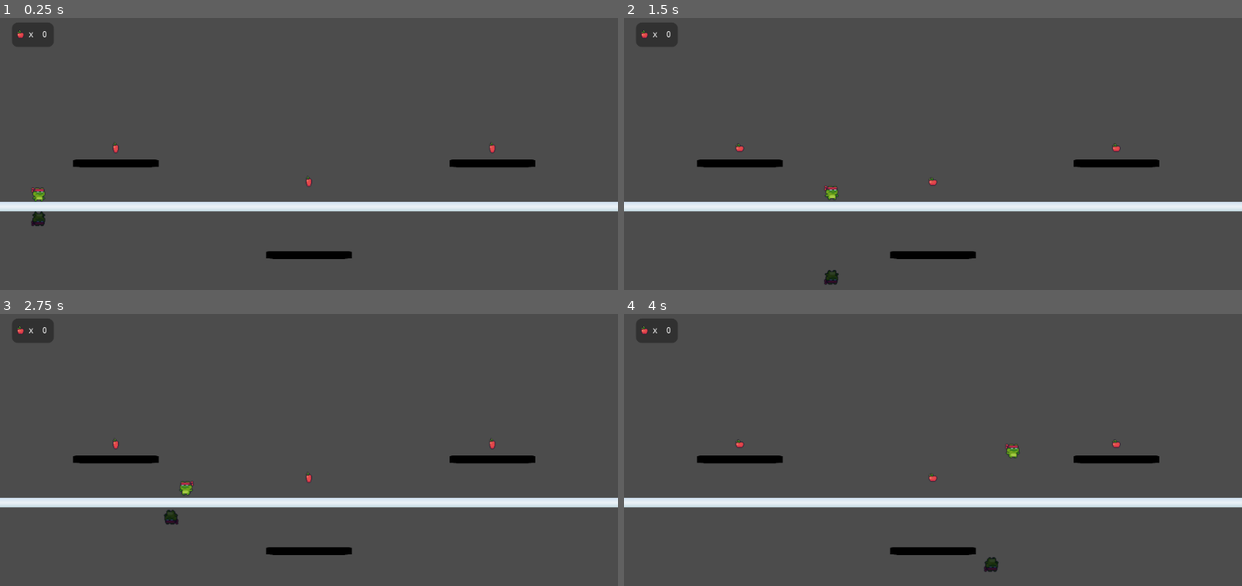
Above: before the commit, frames 1-4 (two rows, left to right).
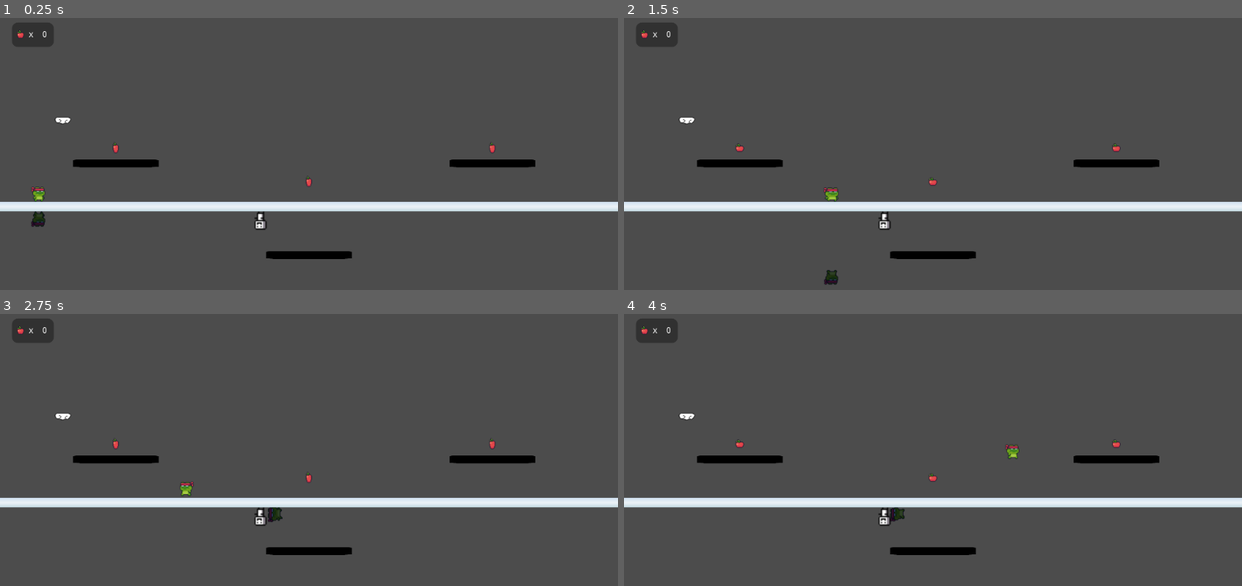
Above: after the commit, the same moments.

Repository: luisfrm/mirrors
Game: Godot game, scene res://main.tscn
The game is run twice, just before and just after one commit, with the same random seed, the same clock (stepped at 60 frames per second) and the same inputs. The engine's default icon, where the game draws it, is replaced by a stand-in: a white triangle on a blue panel in a dark square.
Inputs:
- Up to frame 1 (0.25 s): no input
- Up to frame 2 (1.5 s): hold Right (ui_right) from 0.53 s (still down); tap Space (ui_select) at 0.77 s
- Up to frame 3 (2.75 s): tap Space (ui_select) at 1.52 s; release Right (ui_right) at 2.03 s; hold Left (ui_left) from 2.03 s (still down)
- Up to frame 4 (4 s): release Left (ui_left) at 2.78 s; hold Right (ui_right) from 2.78 s (still down); tap Space (ui_select) at 3.02, 3.77 s

The runs differ from the first frame. In frame 1, 0.2% of the frame differs, in the area x 5-44%, y 36-78%; in frame 2, 0.2%; in frame 3, 0.4%, in the area x 8-46%, y 36-78%; in frame 4, 0.4%.
Error after the commit: Invalid call. Nonexistent function '_set_playing' in base 'AnimatedSprite'. (res://src/Characters/character.gd:53)

Commit message:
player is dead

Diff:
--- a/main.tscn
+++ b/main.tscn
@@ -6,6 +6,8 @@
 [ext_resource path="res://assets/sprites/Fruits/appleIdle.tres" type="Texture" id=4]
 [ext_resource path="res://HUD.gd" type="Script" id=5]
 [ext_resource path="res://assets/windowpane_0.png" type="Texture" id=6]
+[ext_resource path="res://src/Enemies/Enemy1.tscn" type="PackedScene" id=7]
+[ext_resource path="res://assets/items/cloud.png" type="Texture" id=8]
 
 [sub_resource type="RectangleShape2D" id=1]
 extents = Vector2( 1829.52, 8 )
@@ -18,6 +20,11 @@
 corner_radius_top_right = 10
 corner_radius_bottom_right = 10
 corner_radius_bottom_left = 10
+
+[sub_resource type="Curve2D" id=4]
+_data = {
+"points": PoolVector2Array(  )
+}
 
 [node name="Node2D" type="Node2D"]
 position = Vector2( 1, 20 )
@@ -153,6 +160,17 @@
 [node name="Coin3" parent="Node2D" instance=ExtResource( 3 )]
 position = Vector2( 784.456, 215.088 )
 
+[node name="Enemy1" parent="." instance=ExtResource( 7 )]
+position = Vector2( 431, 324 )
+scale = Vector2( -1, -1 )
+
+[node name="Cloud" type="Sprite" parent="Enemy1"]
+position = Vector2( 328, 168 )
+texture = ExtResource( 8 )
+
+[node name="Path2D" type="Path2D" parent="Enemy1"]
+curve = SubResource( 4 )
+
 [connection signal="coin_collected" from="Node2D/Coin1" to="HUD" method="_on_coin_collected" flags=6]
 [connection signal="coin_collected" from="Node2D/Coin2" to="HUD" method="_on_coin_collected" flags=6]
 [connection signal="coin_collected" from="Node2D/Coin3" to="HUD" method="_on_coin_collected" flags=6]
--- a/src/Characters/character.gd
+++ b/src/Characters/character.gd
@@ -2,8 +2,10 @@
 
 onready var _animated_sprite = $AnimatedSprite
 
+var isDead = false
 var velocity: Vector2 = Vector2(0.0,0.0)
 var coins = 0
+var run_velocity = 300.0
 export(float) var flip = 1.0
 
 export(float) var time_to_peak = 0.6 # seconds
@@ -18,16 +20,20 @@
 	pass
 
 func _process(delta):
+	if isDead:
+		return
 	if Input.is_action_just_pressed("ui_select") and (is_on_floor()):
 		velocity.y = jump_speed
+	elif !is_on_floor():
+		_animated_sprite.animation = "jump"
 	if Input.is_action_pressed("ui_right"):
 		_animated_sprite.animation = "run"
 		_animated_sprite.flip_h = false
-		velocity.x = 300.0
+		velocity.x = run_velocity
 	elif Input.is_action_pressed("ui_left"):
 		_animated_sprite.animation = "run"
 		_animated_sprite.flip_h = true
-		velocity.x = -300.0
+		velocity.x = -run_velocity
 	else:
 		_animated_sprite.animation = "idle"
 		velocity.x = 0.0
@@ -42,6 +48,10 @@
 	print("Coins:", coins)
 
 func die():
+	isDead = true
 	$AnimationPlayer.play("die")
+	_animated_sprite._set_playing(false)
+	run_velocity = 0
+	jump_speed = 0
 	yield(get_node("AnimationPlayer"), "animation_finished")
 	get_tree().reload_current_scene()
--- a/src/Characters/character.tscn
+++ b/src/Characters/character.tscn
@@ -184,7 +184,7 @@
 [node name="AnimatedSprite" type="AnimatedSprite" parent="."]
 frames = SubResource( 15 )
 animation = "idle"
-frame = 6
+frame = 9
 playing = true
 
 [node name="CollisionShape2D" type="CollisionShape2D" parent="."]
Not shown: 1 places in main.tscn that only renumber resources
